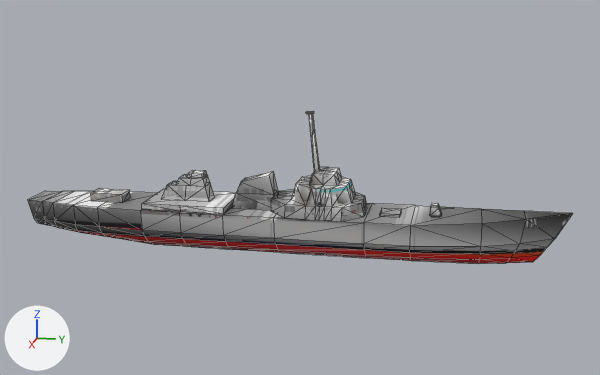
A saved change to the OBJ model Python_01/res/mdls/DDG.obj.
Rendered twice from a 50 mm lens placed at (36.4, 7.9, 11.0), pointed at (-0.1, 0.6, 1.9). Arrows for +X, +Y and +Z are at lower left; the lights stay in place. Mesh edges are drawn as thin lines. Where no turn or scale is listed for an object, it has been applied to the vertices.

Names of what the first picture shows: 'Cube_Cube.001'.
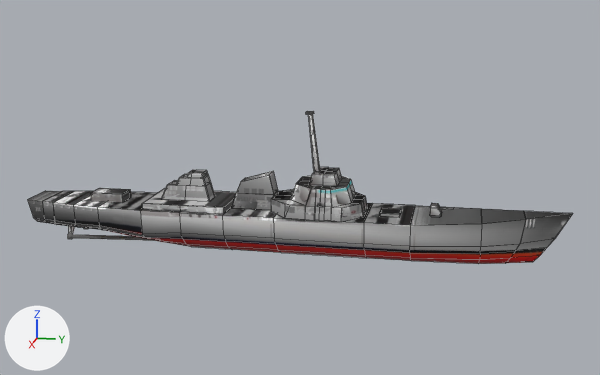
The newer file is also turned or shifted as a whole; pictures and numbers use the older file's frame.

Pixel boxes [x1, y1, x2, y2] of what changed, in the pictures (600 x 375 px):
part 1 of me_cube_cube_001, added: after [94, 188, 131, 202]
part 2 of me_cube_cube_001, added: after [380, 208, 401, 214]
part 3 of me_cube_cube_001, built on: before [34, 201, 190, 247]; after [28, 112, 568, 264]

The edits, one by one:
me_cube_cube_001 is used by ob_cube_cube_001; location (0.0, 0.0, 0.0).
me_cube_cube_001 had 350 vertices, 654 faces and spanned x -1.7..1.7, y -12.6..12.6, z -1.2..5.4.
me_cube_cube_001 now has 988 vertices, 882 faces and spans x -1.7..1.7, y -12.6..12.6, z -1.2..5.4.
me_cube_cube_001 part 1: a new loose piece, a box spanning x -0.5..0.43, y -9.45..-7.86, z 0.88..1.28, in mat_shipmaterial (picture img_ddg111_11_1_png).
me_cube_cube_001 part 2: a new loose piece, a box spanning x -0.48..0.46, y 4.35..5.24, z 0.88..1.02, in mat_shipmaterial (picture img_ddg111_11_1_png).
me_cube_cube_001 part 3: 29 vertices moved from x -1.6..1.6, y -12.2..-6.4, z -1.2..-0.1 to x -1.6..1.6, y -12.2..-6.4, z -1.0..-0.2; 7 vertices removed from x -1.0..1.0, y -12.1..-8.7, z -1.0..-0.1; 629 vertices added at x -1.7..1.7, y -12.6..12.6, z -1.2..5.4.
